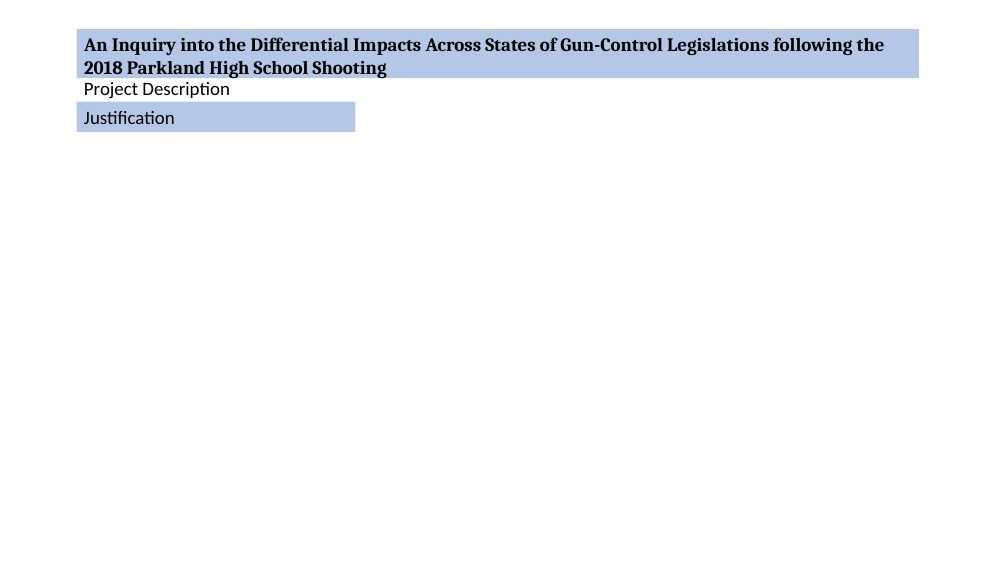
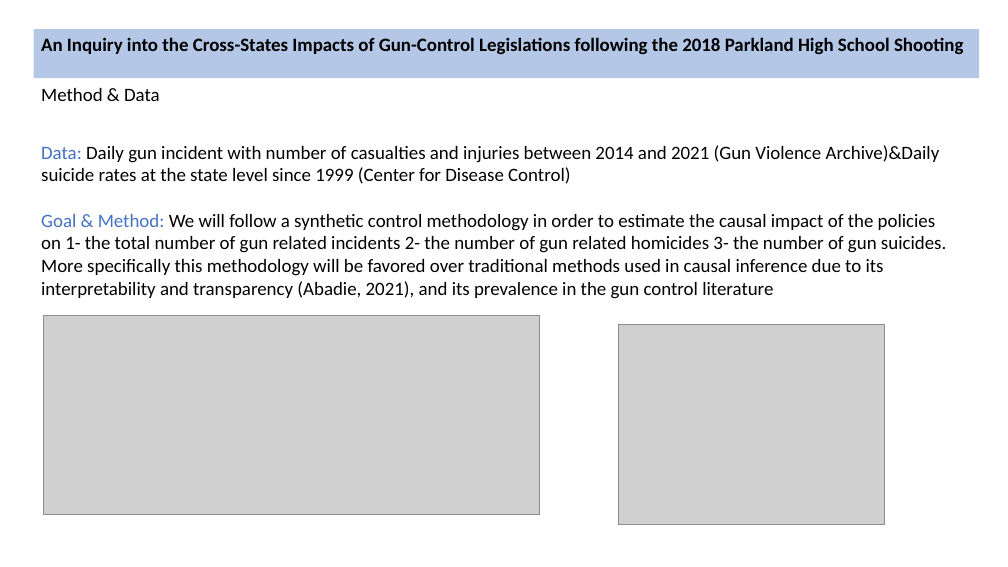
Before and after one commit to Arthur-Langlois/seminar, a slide deck: slide 3 of slides/slides 2.pptx. Drawn at 1008x567 pixels with LibreOffice and Linux fonts; fonts in the diff are those of the drawing; grey boxes stand for pictures. Boxes give left, top, right and bottom in pixels: in the first picture for what was removed or moved away, otherwise in the second. Text is boxed around its words. In the diff, an @@ line names an element or a change of style, - is before the commit and + after.

```diff
--- a/slides/slides 2.pptx
+++ b/slides/slides 2.pptx
@@ rectangle "An Inquiry into the Cross-States ...": place and size @@
-rectangle "An Inquiry into the Cross-States ..." at bbox=[76, 29, 919, 79]
+rectangle "An Inquiry into the Cross-States ..." at bbox=[34, 29, 980, 79]
@@ text in rectangle at bbox=[41, 37, 963, 54]: text changed; font Cambria to Calibri @@
-An Inquiry into the Differential Impacts Across States of Gun-Control Legislations following the 2018 Parkland High School Shooting
+An Inquiry into the Cross-States Impacts of Gun-Control Legislations following the 2018 Parkland High School Shooting
@@ text added at bbox=[41, 88, 160, 101], 18 pt, text #000000 @@
+Method & Data
@@ text removed at bbox=[84, 82, 230, 99] @@
-Project Description
@@ rectangle removed at bbox=[76, 102, 355, 132] @@
-Justification
@@ text added at bbox=[41, 145, 946, 299], 18 pt, text #000000 @@
+Data: Daily gun incident with number of casualties and injuries between 2014 and 2021 (Gun Violence Archive)&Daily suicide rates at the state level since 1999 (Center for Disease Control)
+Goal & Method: We will follow a synthetic control methodology in order to estimate the causal impact of the policies on 1- the total number of gun related incidents 2- the number of gun related homicides 3- the number of gun suicides. More specifically this methodology will be favored over traditional methods used in causal inference due to its interpretability and transparency (Abadie, 2021), and its prevalence in the gun control literature
@@ picture added at bbox=[44, 315, 540, 515] @@
@@ picture added at bbox=[618, 324, 885, 525] @@
```
Also in this commit, not shown: 6 other slides changed, 5 other files.
